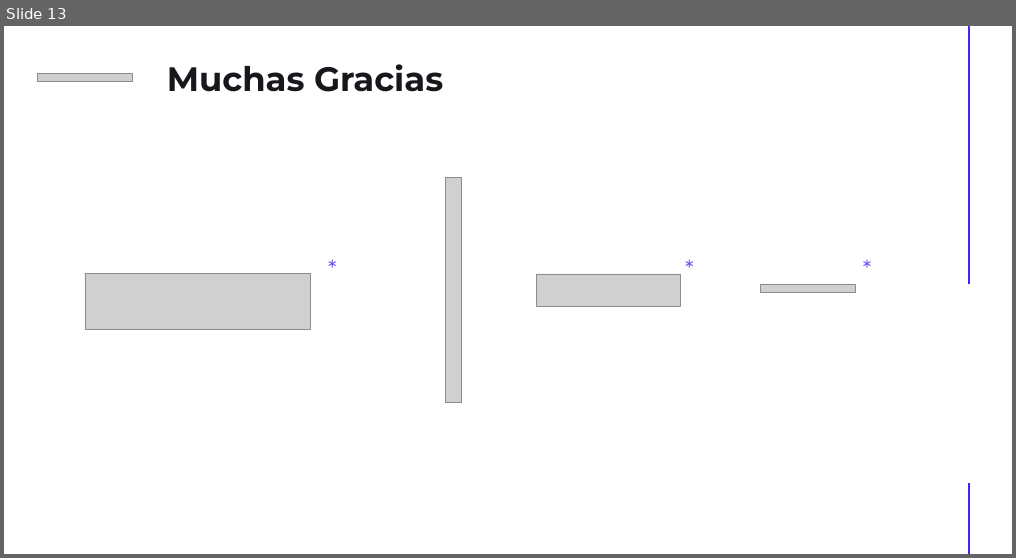
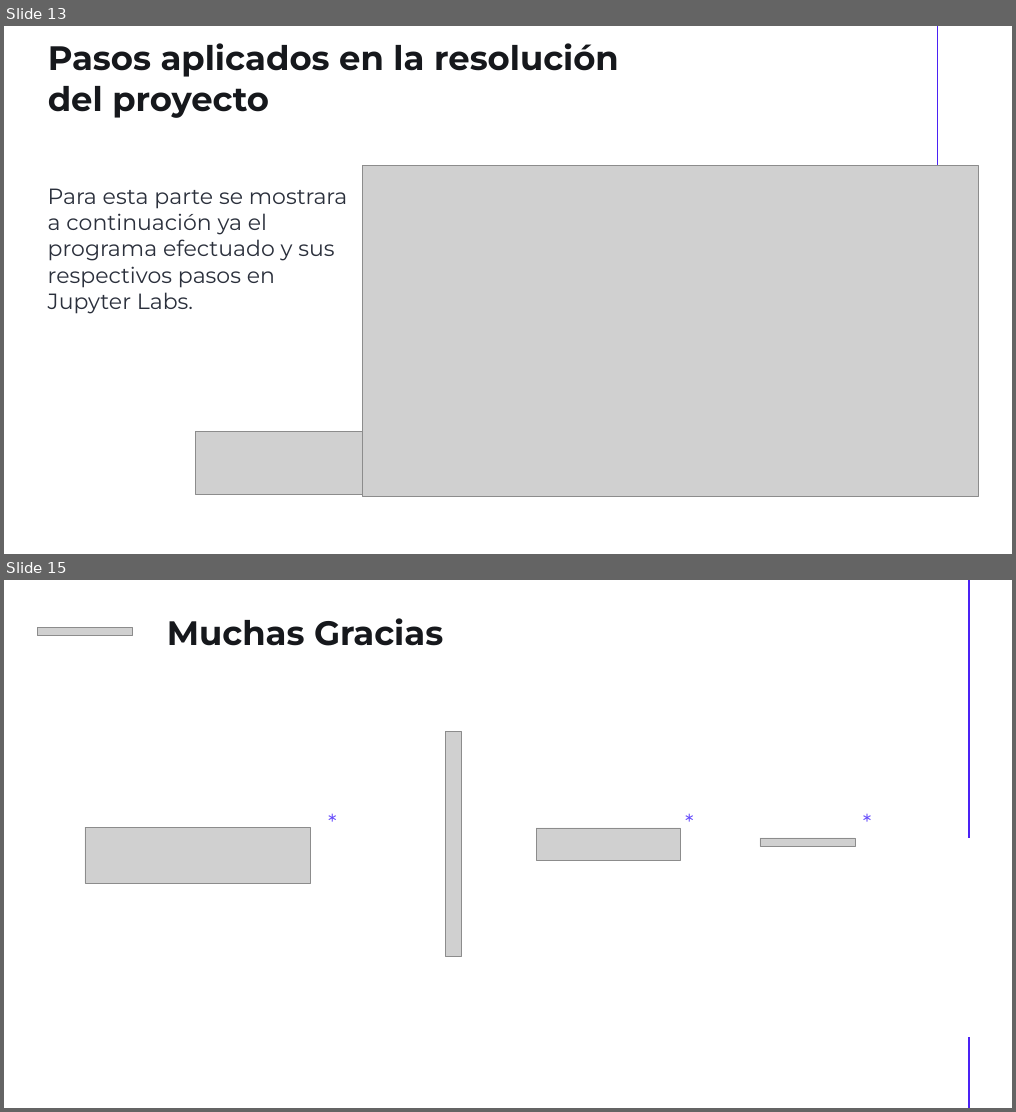
Before and after one commit to gcastillodn/python2, a slide deck: Proyect_Final/Demo Day - Gustavo Castillo.pptx. Shown one above the other, each under a label of ours: slide 13 before the commit, slides 13 and 15 after it; the slides between them are not shown. The pictures are 1016x558 and 1016x1112 pixels, drawn with LibreOffice and Linux fonts; fonts in the diff are those of the drawing; grey boxes stand for pictures. Boxes give left, top, right and bottom in pixels: in the first picture for what was removed or moved away, otherwise in the second. Text is boxed around its words. In the diff, an @@ line names an element or a change of style, - is before the commit and + after.

```diff
--- a/Proyect_Final/Demo Day - Gustavo Castillo.pptx
+++ b/Proyect_Final/Demo Day - Gustavo Castillo.pptx
@@ slide 13 added at box(4, 26, 1012, 554), background #FFFFFF @@
@@ text added at box(48, 43, 619, 118), 40 pt, text #16181C, bold @@
+Pasos aplicados en la resolución del proyecto
@@ arrow added from (937, 26) to (937, 257), #4B22F4 0.75 pt @@
@@ picture added at box(362, 166, 978, 496) @@
@@ text added at box(48, 188, 347, 314), 26 pt, text #2B303C @@
+Para esta parte se mostrara a continuación ya el programa efectuado y sus respectivos pasos en Jupyter Labs.
@@ picture added at box(196, 431, 451, 495) @@
@@ what was slide 13 is now slide 15 @@
```
Also in this commit, not shown: 4 slides changed, 2 other slides added, 1 slide removed.
